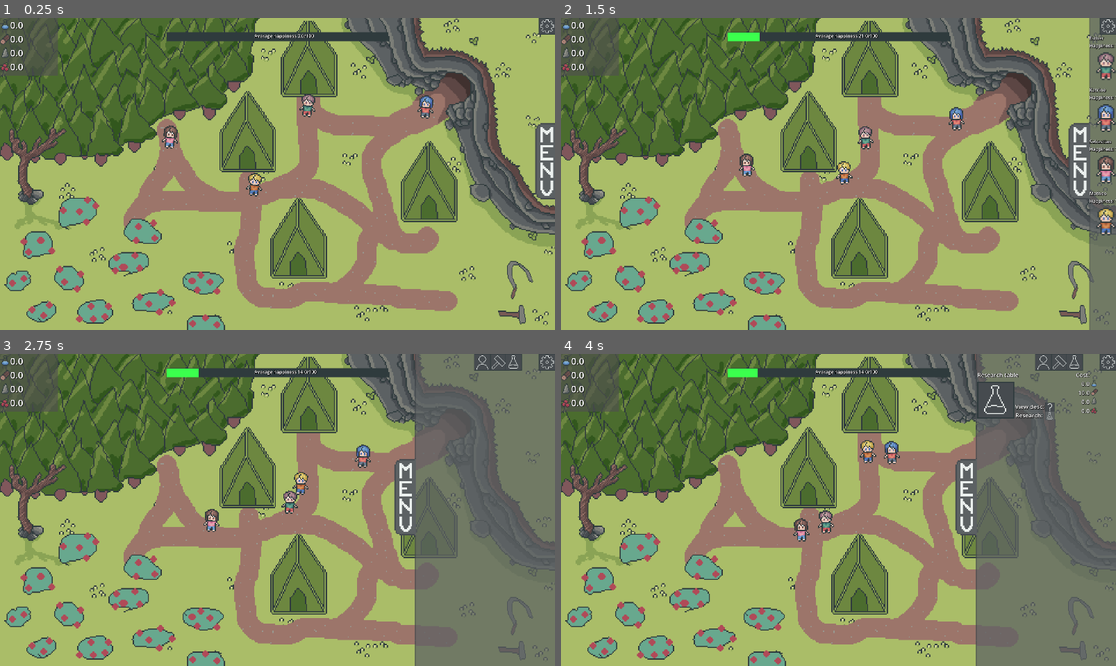
Above: before the commit, frames 1-4 (two rows, left to right).
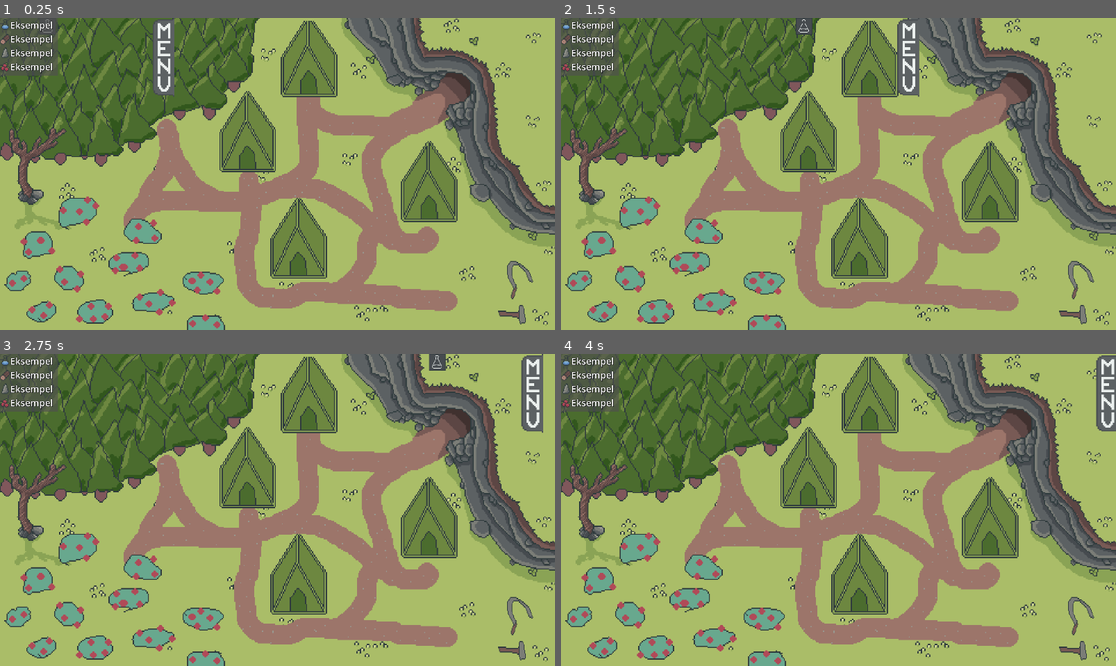
Above: after the commit, the same moments.

Repository: Lueegee1/EksamenDDU
Game: Godot game, scene res://Scenes/Game.tscn
The game is run twice, just before and just after one commit, with the same random seed, the same clock (stepped at 60 frames per second) and the same inputs. This scene is started directly instead of the project's main scene. The engine's default icon, where the game draws it, is replaced by a stand-in: a white triangle on a blue panel in a dark square.
Inputs (mouse positions are in pixels of both pictures, inside the frame that each line leads up to; where the layout moved, square brackets give the same spot in the first picture):
- Up to frame 1 (0.25 s): no input
- Up to frame 2 (1.5 s): click (688, 27) [1110, 27] at 0.5 s; click (871, 58) [1104, 161] at 1.25 s
- Up to frame 3 (2.75 s): click (321, 363) [538, 363] at 2 s
- Up to frame 4 (4 s): click (999, 363) [1060, 363] at 2.75 s; click (1077, 363) at 3.52 s

The runs differ from the first frame. In frame 1, 4.1% of the frame differs, in the area x 1-100%, y 0-59%; in frame 2, 8.4%; in frame 3, 23%; in frame 4, 23%, in the area x 1-100%, y 0-100%.
Error after the commit: Invalid assignment of property or key 'UI' with value of type 'CanvasLayer (UI.gd)' on a base object of type 'Nil'. (res://Scripts/UI.gd:146)

Commit message:
Alt mit arbejde i dag upsi poopsi

Diff:
--- a/ddu-eksamen/Scenes/BuildCard.tscn
+++ b/ddu-eksamen/Scenes/BuildCard.tscn
@@ -58,17 +58,8 @@
 label_settings = SubResource("LabelSettings_dhpgx")
 horizontal_alignment = 2
 
-[node name="Label3" type="Label" parent="Group1" unique_id=386586081]
-layout_mode = 0
-offset_left = 132.0
-offset_top = 140.0
-offset_right = 226.0
-offset_bottom = 168.0
-text = "Upgrade:"
-label_settings = SubResource("LabelSettings_dhpgx")
-horizontal_alignment = 2
-
 [node name="TextureButton" type="TextureButton" parent="Group1" unique_id=1360335245]
+visible = false
 layout_mode = 0
 offset_left = 235.0
 offset_top = 140.0
@@ -80,19 +71,19 @@
 [node name="Label4" type="Label" parent="Group1" unique_id=1870785312]
 layout_mode = 0
 offset_left = 131.0
-offset_top = 110.0
+offset_top = 87.0
 offset_right = 232.0
-offset_bottom = 138.0
+offset_bottom = 115.0
 text = "Build:"
 label_settings = SubResource("LabelSettings_dhpgx")
-horizontal_alignment = 2
 
 [node name="TextureButton2" type="TextureButton" parent="Group1" unique_id=1871101407]
 layout_mode = 0
-offset_left = 235.0
-offset_top = 110.0
-offset_right = 267.0
-offset_bottom = 142.0
+offset_left = 208.0
+offset_top = 55.5
+offset_right = 240.0
+offset_bottom = 87.5
+scale = Vector2(3, 3)
 texture_normal = ExtResource("4_ctjep")
 texture_pressed = ExtResource("5_3puww")
 texture_disabled = ExtResource("5_3puww")
--- a/ddu-eksamen/Scenes/IntroCutScene.gd
+++ b/ddu-eksamen/Scenes/IntroCutScene.gd
@@ -4,5 +4,5 @@
 
 
 func _on_animated_sprite_2d_animation_finished() -> void:
-	Global.SceneChanger.load_scene("Menu")
+	Global.SceneChanger.load_scene("Game")
 	pass # Replace with function body.
--- a/ddu-eksamen/Scripts/BuildCard.gd
+++ b/ddu-eksamen/Scripts/BuildCard.gd
@@ -28,23 +28,27 @@
 		current_price = Global.GameManager.house_price
 		update_price_label()
 	if level ==1:
+		$Group1/Label4.text = "Upgrade: "
 		current_price = Global.GameManager.house_upgrade1_price
 		update_price_label()
 	if level ==2:
 		$Group1/Label2.text = "This building is fully
 		upgraded"
+		$Group1/SpriteGroup/Sprite2D.visible = false
+		$Group1/SpriteGroup/Sprite2D2.visible = false
+
 	pass
 
 func update_buttons():
-	if level > 0 or Global.minerals < current_price[0] or Global.plant_matter < current_price[1]:
+	if Global.minerals < current_price[0] or Global.plant_matter < current_price[1]:
+		$Group1/TextureButton2.disabled = true
+	if level == 1 and Global.GameManager.researches[7]["researched"] == 0:
+		$Group1/TextureButton2.disabled = true
+	if level == 2 and Global.GameManager.researches[9]["researched"] == 0:
 		$Group1/TextureButton2.disabled = true
 	else:
 		$Group1/TextureButton2.disabled = false
-	if level == 0 or Global.minerals < current_price[0] or Global.plant_matter < current_price[1] or Global.GameManager.researches[9]["researched"] == 0 or not Global.GameManager.can_upgrade_building("house" +str(index)):
-		$Group1/TextureButton.disabled = true
-	else:
-		$Group1/TextureButton.disabled = false
-	pass
+
 
 func update_name():
 	var type
@@ -56,6 +60,15 @@
 
 # Called every frame. 'delta' is the elapsed time since the previous frame.
 func _process(delta: float) -> void:
+	if str(index) == "null_card":
+		if Global.UI.house_count > 0:
+			Global.UI.build_card_dict.erase("null_card")
+			queue_free()
+		for item in $Group1.get_children():
+			item.visible = false
+		$Group1/Label.visible = true
+		$Group1/Label.text = "You cannot construct any houses currently"
+		return
 	update_buttons()
 	update_price()
 	update_name()
@@ -63,14 +76,7 @@
 
 
 func _on_build_button_pressed() -> void:
-	Global.GameManager.build_new_building("house")
-	level +=1
-	pass # Replace with function body.
-
-
-func _on_upgrade_button_pressed() -> void:
-	if level == 2:
-		return
-	Global.GameManager.upgrade_building("house"+str(index))
-	level +=1
-	pass # Replace with function body.
+	match level:
+		2: return
+		1: Global.GameManager.upgrade_building("house"+str(index)); level +=1
+		0: Global.GameManager.build_new_building("house"); level +=1
--- a/ddu-eksamen/Scripts/ColonistCard.gd
+++ b/ddu-eksamen/Scripts/ColonistCard.gd
@@ -216,12 +216,14 @@
 
 func update_psych():
 	var issues = []
-	if Global.decorations < 20:
+	if Global.decorations < 10:
 		issues.append("thinks the town could be prettier")
 	if Global.GameManager.happiness_dict[name_of_colonist]["homeless"]:
 		issues.append("doesn't have a place to stay")
 	if Global.GameManager.happiness_dict[name_of_colonist]["starving"]:
 		issues.append("is very hungry")
+	if Global.GameManager.colonist_instances[name_of_colonist].rested == false:
+		issues.append("is tired from work")
 	if Global.GameManager.happiness_dict[name_of_colonist]["sick"]:
 		issues.append("is currently feeling under the weather")
 	if Global.GameManager.happiness_dict[name_of_colonist]["surgery"]:
--- a/ddu-eksamen/Scripts/ColonistMove.gd
+++ b/ddu-eksamen/Scripts/ColonistMove.gd
@@ -36,6 +36,8 @@
 		building_positions[marker.name.to_lower()] = marker.global_position
 
 func get_workstation_position(workplace: String) -> Vector2:
+	if workplace == "unemployed":
+		return get_random_building_position()
 	return building_positions.get(workplace, Vector2.ZERO)
 func get_home_position(colonist: String):
 	for house_id in Global.GameManager.housing_dictionary:
@@ -49,18 +51,28 @@
 	var random_key = filtered.pick_random()
 	print(building_positions[random_key])
 	return building_positions[random_key]
+func get_random_rest_position() -> Vector2:
+	var keys = building_positions.keys()
+	var filtered = keys.filter(func(x): return x not in ["farm", "research_lab", "mine", "forest"])
+	var random_key = filtered.pick_random()
+	print(building_positions[random_key])
+	return building_positions[random_key]
 
 func colonist_work_day():
+	Global.GameManager.update_postion()
 	state = "working"
 	sprite.skew = 0
-	await get_tree().create_timer(5).timeout
+	if "workaholic" in Global.GameManager.colonist_dict[colonist_name]:
+		await get_tree().create_timer(Global.GameManager.workday_lenght*1.5).timeout
+	await get_tree().create_timer(Global.GameManager.workday_lenght).timeout
 	rested = false
 	state = "going_home"
 func colonist_rest():
+	Global.GameManager.update_postion()
 	state = "resting"
 	sprite.skew = 0
 	sprite.rotation = 0
-	await get_tree().create_timer(60).timeout
+	await get_tree().create_timer(5).timeout
 	rested = true
 	state = "going_to_work"
 func wiggle(delta):
@@ -139,9 +151,13 @@
 
 		"wandering":
 
-			if agent.target_position == Vector2.ZERO or agent.is_navigation_finished() and not wandered:
+			if agent.target_position == Vector2.ZERO or agent.is_navigation_finished() and not wandered and rested:
 				wandered = true
 				var new_target = get_random_building_position()
+				agent.target_position = new_target
+			if agent.target_position == Vector2.ZERO or agent.is_navigation_finished() and not wandered and not rested:
+				wandered = true
+				var new_target = get_random_rest_position()
 				agent.target_position = new_target
 			_step_agent(delta)
 			if wandered and not rested and agent.is_navigation_finished():
--- a/ddu-eksamen/Scripts/GameManager.gd
+++ b/ddu-eksamen/Scripts/GameManager.gd
@@ -11,6 +11,8 @@
 var happiness_dict: Dictionary = {}
 var possible_colonist_sprites = ["res://Assets/temp files/ColonistsSprites1.png", "res://Assets/temp files/ColonistsSpr …(403 unchanged characters)…
 var trait_dict: Dictionary = {}
+var sprite_dict = {}
+var postion_dict = {}
 var housing_dictionary: Dictionary = {
 	"not_built" :
 		{
@@ -38,7 +40,7 @@
 var minerals_prod_modifier:float = 1.0
 var house_price = [100,100]
 var house_upgrade1_price = [150,200]
-var workday_lenght
+var workday_lenght = 60
 var current_positions = []
 #Ending stuff
 var flag_killed = false
@@ -225,6 +227,8 @@
 			"housing_dictionary": housing_dictionary,
 			"workstation_dictionary": workstation_dictionary,
 			"colonist_instances": colonist_instances,
+			"sprite_dict": sprite_dict,
+			"postion_dict": postion_dict,
 		},
 		"research": { #saves research
 			"researches": researches
@@ -248,6 +252,8 @@
 	return true
 
 func load_game() -> bool:
+	print("Save file exists: ", FileAccess.file_exists(SAVE_FILE))
+	print("Save path: ", SAVE_FILE)
 	if not FileAccess.file_exists(SAVE_FILE): #checker om save filen eksiterer
 		return false
 	var file = FileAccess.open(SAVE_FILE, FileAccess.READ) #opens the file and saves it in read mode as variable file and checks if opening
@@ -284,12 +290,21 @@
 	# Colony
 	if saved_data.has("colony"):
 		var colony = saved_data["colony"]
+		var required_keys = ["colonist_dict", "workers_dict", "happiness_dict",
+							 "housing_dictionary", "workstation_dictionary",
+							 "colonist_instances", "sprite_dict", "postion_dict"]
+		if not required_keys.all(func(key): return colony.has(key)):
+			return false
 		colonist_dict = colony.get("colonist_dict", {})
 		workers_dict = colony.get("workers_dict", {})
 		happiness_dict = colony.get("happiness_dict", {})
 		housing_dictionary = colony.get("housing_dictionary", {})
 		workstation_dictionary = colony.get("workstation_dictionary", {})
 		colonist_instances = colony.get("colonist_instances", {})
+		sprite_dict = colony.get("sprite_dict", {})
+		postion_dict = colony.get("postion_dict", {})
+		for colonist_name in colonist_dict:
+			setup_colonist_body(colonist_name, sprite_dict[colonist_name], postion_dict[colonist_name])
 	else:
 		return false
 
@@ -297,8 +312,6 @@
 	if saved_data.has("research"):
 		var research_data = saved_data["research"]
 		researches = research_data.get("researches", researches)
-	for colonist_name in colonist_dict:
-		setup_colonist_body(colonist_name, get_colonist_sprite())
 	return true
 
 # Tick System --------------------------------------------------------------------------------------------------
@@ -345,7 +358,7 @@
 
 func resource_consumption_tick(modifier = null): #calculates resource consumption and
 	#checks if the colony is starving
-	if current_tick%5 == 0:
+	if int(current_tick)%5 == 0:
 		var food_consumption_tick_value: float = 0.25
 		var num_of_colonist = len(colonist_dict) #finds the number of colonist
 		if modifier != null:
@@ -436,7 +449,7 @@
 		var assigned = housing_dictionary[house]["assigned"]
 		if assigned.size() >= 2:
 			if Global.food > len(colonist_dict) * food_security_constant:
-				if randf_range(0,2) < 1.0:
+				if randf_range(0,50) < 1.0:
 					breed_colonist(assigned[0], assigned[1])
 					value_changed.emit()
 					return true
@@ -465,9 +478,22 @@
 		"starving": false,
 		"surgery": false,
 		"grieving_2": false
+
 }
-	setup_colonist_body(child_name, colonist_instances[parent1].get_home_position(parent1))
-
+	setup_colonist_body(child_name, get_colonist_sprite(), colonist_instances[parent1].get_home_position(parent1))
+	update_sprite()
+func update_sprite():
+	for colonist in colonist_instances:
+		sprite_dict[colonist] = colonist_instances[colonist].sprite
+	value_changed.emit()
+func update_postion():
+	for colonist in colonist_instances:
+		postion_dict[colonist] = colonist_instances[colonist].get_workstation_position(colonist_instances[colonist].assignment)
+		if colonist_instances[colonist].rested == false:
+			postion_dict[colonist] = colonist_instances[colonist].get_home_position(colonist)
+		if postion_dict[colonist] == null:
+			postion_dict[colonist] = colonist_instances[colonist].get_random_building_position()
+	value_changed.emit()
 func kill_colonist(colonist_name: String, method):
 	if colonist_name == leader:
 		return
@@ -491,7 +517,7 @@
 			if happiness_dict[colonist]["grieving_1"] and happiness_dict[colonist]["grieving_2"]:
 				happiness_dict[colonist]["grieving_2"] = false
 			grieving(colonist)
-	value_changed.emit()
+	update_sprite()
 	flag_killed = true
 
 func grieving(colonist):
--- a/ddu-eksamen/Scripts/Global.gd
+++ b/ddu-eksamen/Scripts/Global.gd
@@ -1,9 +1,9 @@
 extends Node2D
 #class prototype for colonist i guess
-var research_points: float = 0
-var food: float = 0
-var plant_matter: float = 0
-var minerals: float = 0
+var research_points: float = 1000
+var food: float = 10000
+var plant_matter: float = 10000
+var minerals: float = 10000
 var decorations: int = -10
 var average_happiness: float = 0
 
--- a/ddu-eksamen/Scripts/Menu.gd
+++ b/ddu-eksamen/Scripts/Menu.gd
@@ -4,5 +4,5 @@
 
 
 func _on_button_1_pressed() -> void:
+	#Global.SceneChanger.load_scene("IntroCutScene")
 	Global.SceneChanger.load_scene("Game")
-	pass # Replace with function body.
--- a/ddu-eksamen/Scripts/SceneChanger.gd
+++ b/ddu-eksamen/Scripts/SceneChanger.gd
@@ -1,6 +1,6 @@
 extends Node
 
-@export var default_scene = "IntroCutScene"
+@export var default_scene = "Menu"
 @onready var scene := $'Scene'
 
 var scene_instance
--- a/ddu-eksamen/Scripts/UI.gd
+++ b/ddu-eksamen/Scripts/UI.gd
@@ -24,6 +24,7 @@
 var build_open = false
 var research_open = false
 var colonist_open = false
+var null_build = false
 
 var colonists_card_dict: Dictionary = {}
 var research_card_dict: Dictionary ={}
@@ -80,19 +81,11 @@
 	buttons[3].position.x =move_toward(buttons[3].position.x,root_pos.x*0.285+(1*0.45*30), 0.27*speed*delta)
 	buttons[5].position.x =move_toward(buttons[5].position.x,root_pos.x*0.285+(2*0.45*30), 0.27*speed*delta)
 	buttons[8].position.x = move_toward(buttons[8].position.x, (screen_dim.x/5+78) +(2+root_pos.x**1.001-root_closed_pos.x**1.001)/4, 0.255*speed*delta)
-	#Unreadable logic
-	if not build_open:
-		build_menu.visible = false
-	else:
-		build_menu.visible = true
-	if not research_open:
-		research_menu.visible = false
-	else:
-		research_menu.visible = true
-	if not colonist_open:
-		colonist_menu.visible = false
-	else:
-		colonist_menu.visible = true
+
+
+	build_menu.visible = build_open
+	research_menu.visible = research_open
+	colonist_menu.visible = colonist_open
 
 	#Make colonist menu
 	for character in Global.GameManager.colonist_dict:
@@ -136,7 +129,12 @@
 		$RootMenu/BuildScroll/BuildMenu.add_child(card)
 		card.setup(house_count)
 		build_card_dict[build_type] = card
-
+	if house_count == 0 and not null_build:
+		null_build = true
+		var card = build_card.instantiate()
+		$RootMenu/BuildScroll/BuildMenu.add_child(card)
+		card.setup("null_card")
+		build_card_dict["null_card"] = card
 func update_ressources():
 	$Ressources.text =str(round(Global.research_points*10)/10) + "
 	" + str(round(Global.plant_matter*10)/10) + "
--- a/ddu-eksamen/project.godot
+++ b/ddu-eksamen/project.godot
@@ -17,7 +17,7 @@
 
 [autoload]
 
-Global="*uid://bjw1gkbm8tlki"
+Global="*uid://b4xuwnefu4th4"
 
 [display]
 
